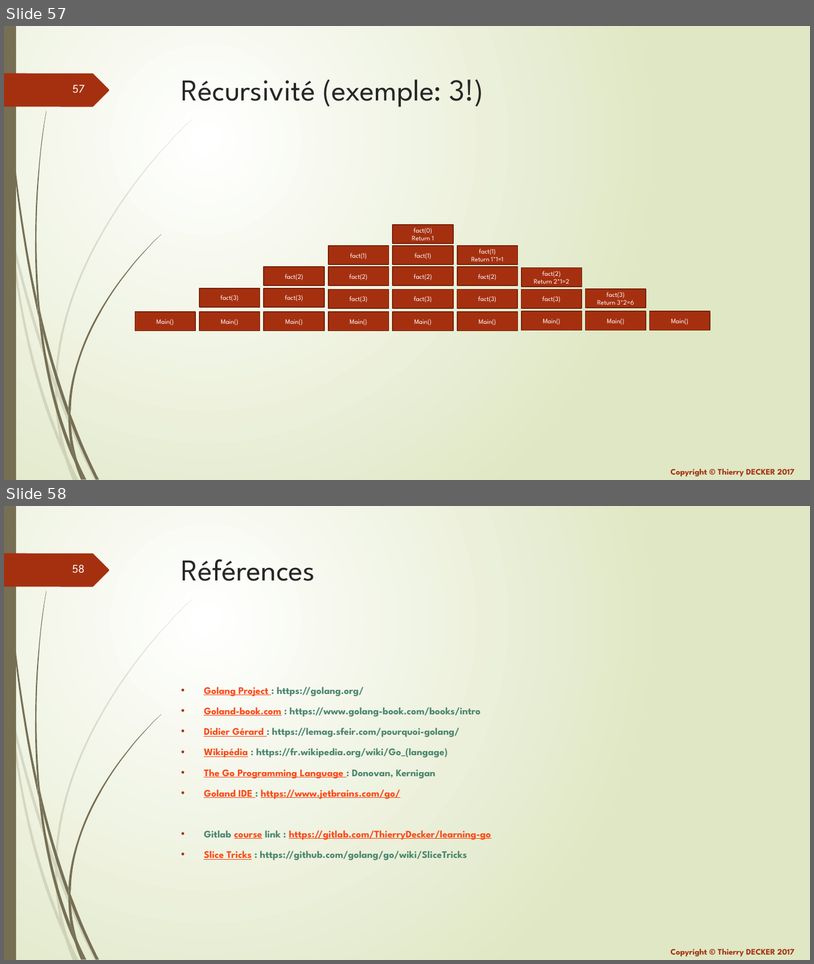
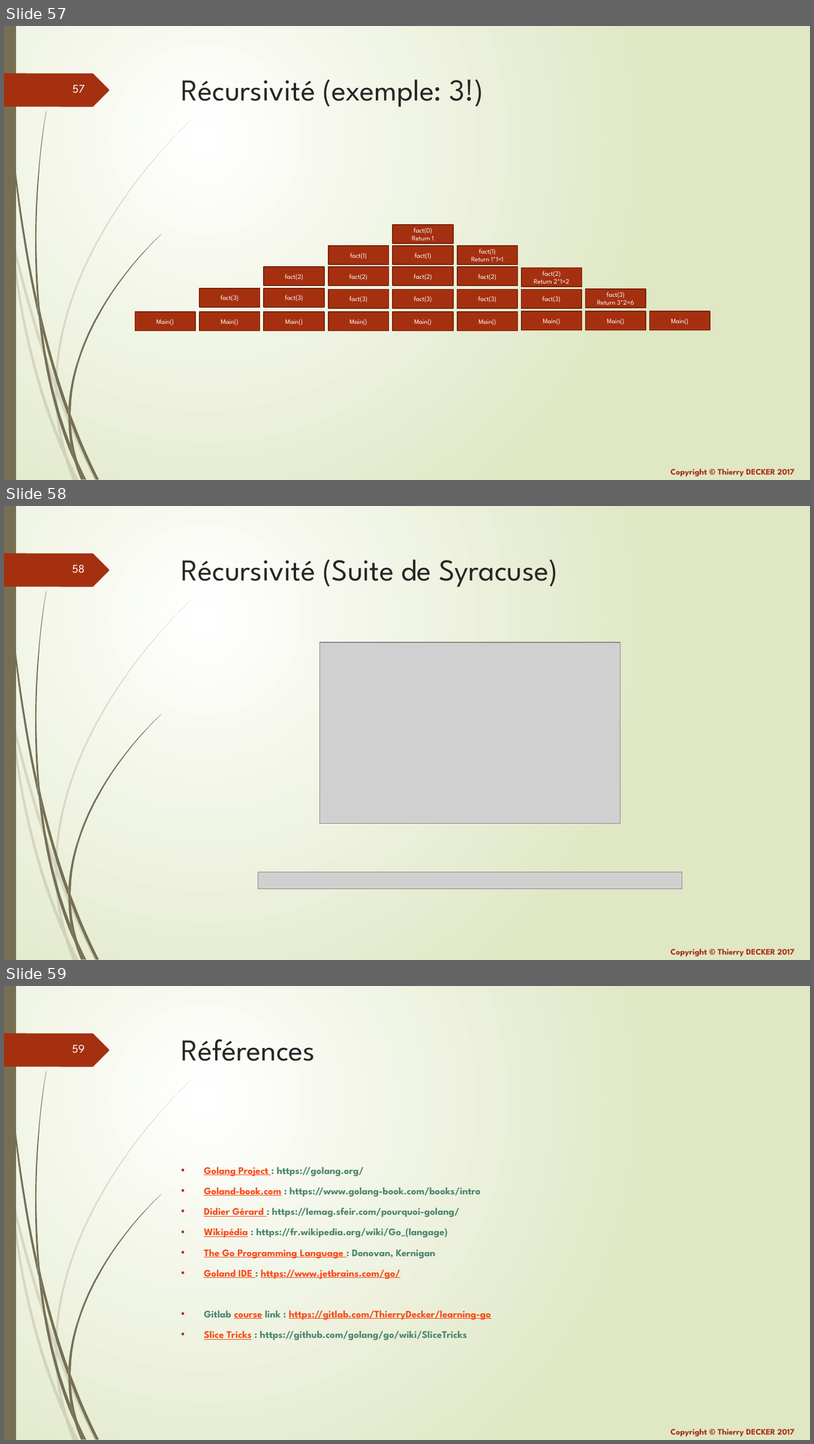
Before and after one commit to thierrydecker/learning-go, a slide deck: documentations/learning-go.pptx. Shown one above the other, each under a label of ours: slides 57 and 58 before the commit, slides 57, 58 and 59 after it. The pictures are 814x964 and 814x1444 pixels, drawn with LibreOffice and Linux fonts; fonts in the diff are those of the drawing; grey boxes stand for pictures. Boxes give left, top, right and bottom in pixels: in the first picture for what was removed or moved away, otherwise in the second. Text is boxed around its words. In the diff, an @@ line names an element or a change of style, - is before the commit and + after.

Commit message:
Updated recursive functions (Syracuse)

```diff
--- a/documentations/learning-go.pptx
+++ b/documentations/learning-go.pptx
@@ slide 58 added at [4,506,810,960], background gradient #FFFFFF to #DFE8C4; not listed: 26 template elements that a slide beside it also shows @@
@@ title added at [182,559,558,587], 36 pt, text #262626 @@
+Récursivité (Suite de Syracuse)
@@ picture added at [320,642,621,823] @@
@@ picture added at [258,871,683,888] @@
@@ what was slide 58 is now slide 59 @@
@@ page number at [72,1045,85,1053]: text changed @@
-58
+59
```
Also in this commit, not shown: 2 other files.
